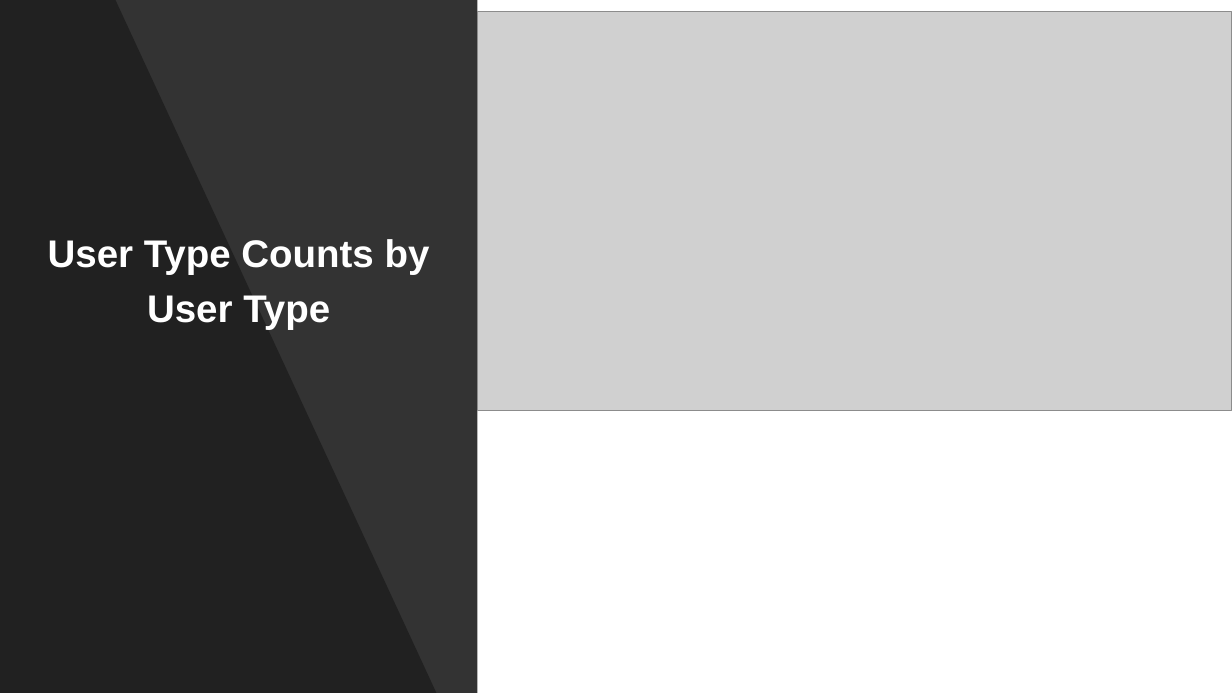
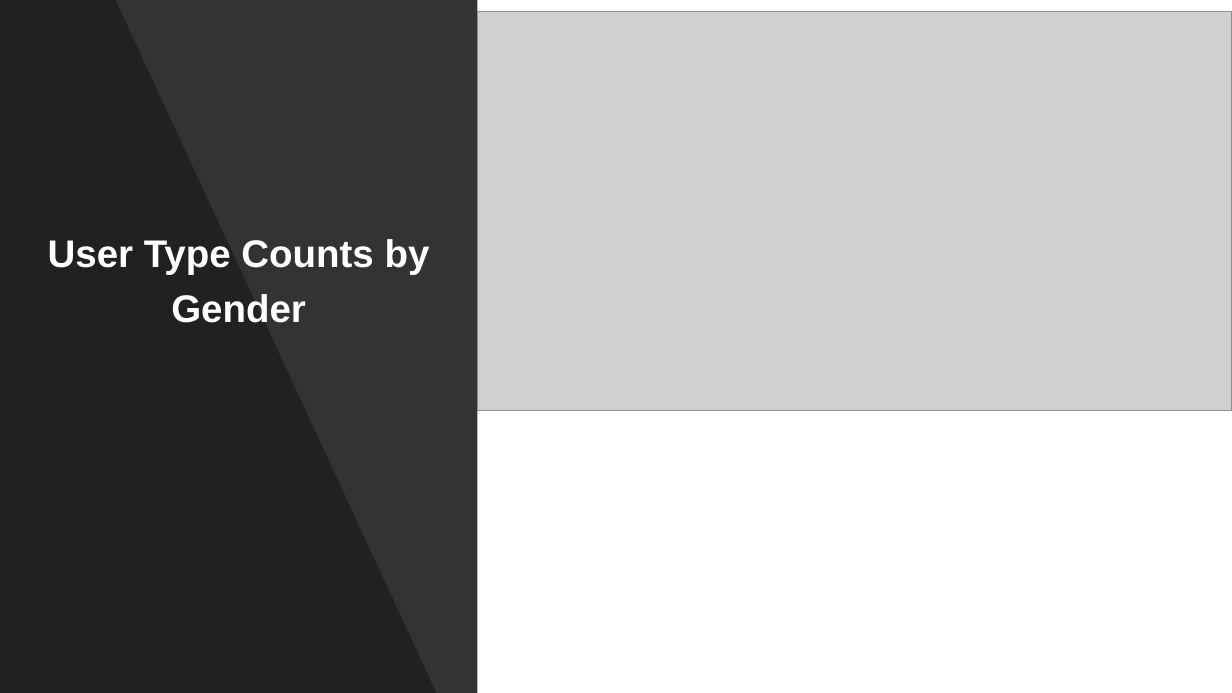
Before and after one commit to kkrlee/CitiBike-Capstone, a slide deck: slide 8 of Citi Bike.pptx. Drawn at 1232x693 pixels with LibreOffice and Linux fonts; fonts in the diff are those of the drawing; grey boxes stand for pictures. Boxes give left, top, right and bottom in pixels: in the first picture for what was removed or moved away, otherwise in the second. Text is boxed around its words. In the diff, an @@ line names an element or a change of style, - is before the commit and + after.

```diff
--- a/Citi Bike.pptx
+++ b/Citi Bike.pptx
@@ subtitle at [171, 294, 306, 323]: text changed @@
-User Type
+Gender
```
Also in this commit, not shown: 1 other slide changed.
